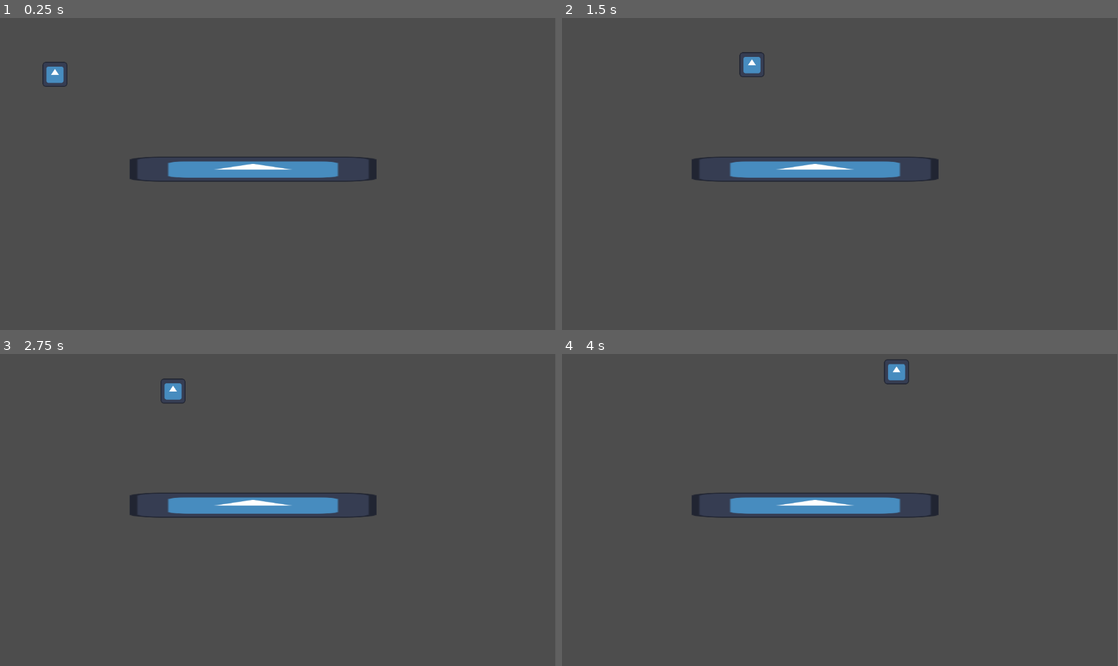
Above: before the commit, frames 1-4 (two rows, left to right).
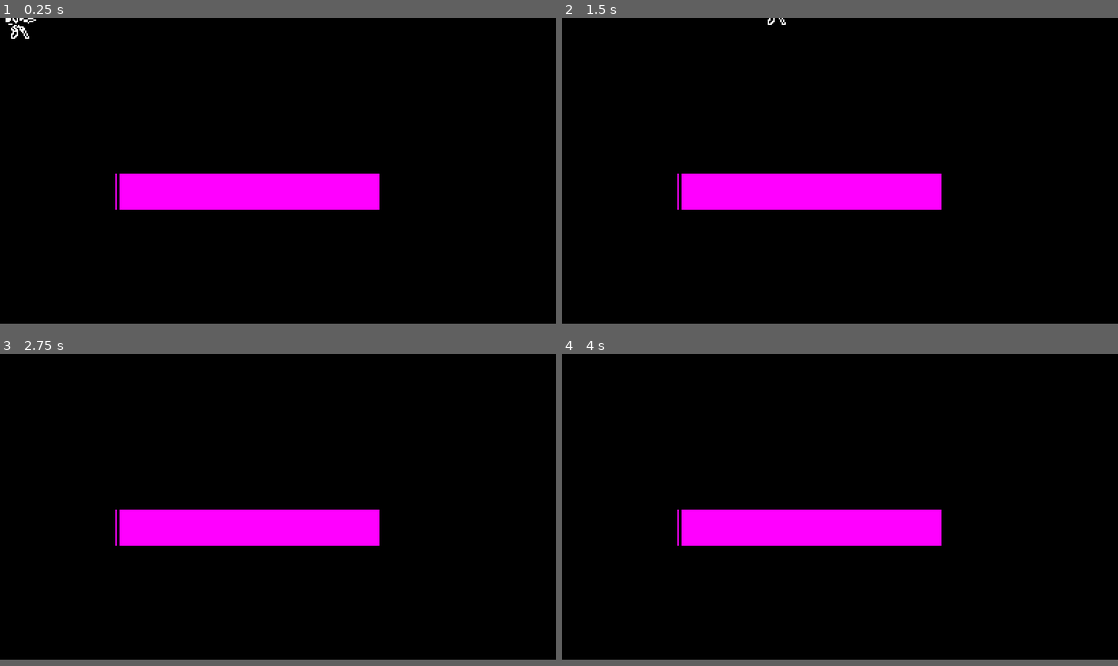
Above: after the commit, the same moments.

Repository: pablopenna/percher
Game: Godot game, scene res://main.tscn
Same seed, same stepped clock (60 frames per second), same inputs: the game is played once before the commit and once after it. The engine's default icon, where the game draws it, is replaced by a stand-in: a white triangle on a blue panel in a dark square.
Inputs:
- Up to frame 1 (0.25 s): no input
- Up to frame 2 (1.5 s): tap Enter at 0.5 s; hold D (player_right) from 0.53 s (still down); tap W (player_up) at 0.77 s
- Up to frame 3 (2.75 s): tap W (player_up) at 1.52 s; release D (player_right) at 2.03 s; hold A (player_left) from 2.03 s (still down)
- Up to frame 4 (4 s): release A (player_left) at 2.78 s; hold D (player_right) from 2.78 s (still down); tap W (player_up) at 3.02, 3.77 s
In our replay, the window is 799x449 before the commit and 800x440 after it. These sizes can differ from the game's own. Grey fills any space a smaller window leaves; there, only what the larger window draws over its background counts as a difference.

The runs differ from the first frame. In frame 1, 98% of the frame differs, in the area x 0-100%, y 0-98%; in frame 2, 98%; in frame 3, 98%; in frame 4, 98%.

Commit message:
Add placeholder sprites

Diff:
--- a/main.tscn
+++ b/main.tscn
@@ -6,8 +6,8 @@
 [node name="Main" type="Node"]
 
 [node name="Entity" parent="." instance=ExtResource("1_ig7tw")]
-position = Vector2(114, 117)
-scale = Vector2(0.4, 0.4)
+position = Vector2(13.000008, 12.000008)
 
 [node name="Terrain" parent="." instance=ExtResource("2_0xm2m")]
-position = Vector2(525, 314)
+position = Vector2(177, 125)
+scale = Vector2(1.5, 0.2)
--- a/project.godot
+++ b/project.godot
@@ -14,6 +14,14 @@
 run/main_scene="uid://bqx5tilrmc0xv"
 config/features=PackedStringArray("4.5", "Forward Plus")
 config/icon="res://icon.svg"
+
+[display]
+
+window/size/viewport_width=400
+window/size/viewport_height=220
+window/size/resizable=false
+window/size/extend_to_title=true
+window/stretch/mode="viewport"
 
 [input]
 
@@ -46,3 +54,9 @@
 "events": [Object(InputEventKey,"resource_local_to_scene":false,"resource_name":"","device":-1,"window_id":0,"alt_press …(191 unchanged characters)…
 ]
 }
+
+[rendering]
+
+textures/canvas_textures/default_texture_filter=0
+textures/default_filters/anisotropic_filtering_level=0
+environment/defaults/default_clear_color=Color(0, 0, 0, 1)
--- /dev/null
+++ b/scenes/player/percher_sprite.gd
@@ -0,0 +1,12 @@
+extends Sprite2D
+
+@export
+var plane_texture: Texture2D
+@export
+var percher_texture: Texture2D
+
+func _on_perched_module_perch_status_changed(is_perched: bool) -> void:
+	if is_perched:
+		self.texture = percher_texture
+	else:
+		self.texture = plane_texture
--- a/scenes/player/player.tscn
+++ b/scenes/player/player.tscn
@@ -1,9 +1,11 @@
-[gd_scene load_steps=8 format=3 uid="uid://cc7vp6b3txu8x"]
+[gd_scene load_steps=10 format=3 uid="uid://cc7vp6b3txu8x"]
 
 [ext_resource type="Script" uid="uid://b5qch5u8fb2a8" path="res://scenes/player/entity.gd" id="1_i3pqv"]
-[ext_resource type="Texture2D" uid="uid://c0i16kx6qeqrb" path="res://icon.svg" id="2_hqtel"]
 [ext_resource type="Shader" uid="uid://cjdg3iu2gafsm" path="res://shaders/perched.gdshader" id="2_lvxji"]
+[ext_resource type="Texture2D" uid="uid://e5gcqpkp1kbo" path="res://art/plane1.png" id="3_p47bc"]
 [ext_resource type="Script" uid="uid://cukemcq7vrkw6" path="res://scenes/player/player_move_module.gd" id="3_sweqy"]
+[ext_resource type="Script" uid="uid://et7eslfr6ub2" path="res://scenes/player/percher_sprite.gd" id="4_75vfm"]
+[ext_resource type="Texture2D" uid="uid://y1va0josimw3" path="res://art/percher1.png" id="5_0owmy"]
 [ext_resource type="Script" uid="uid://dbjirp2q1uglu" path="res://scenes/player/perched_module.gd" id="5_p47bc"]
 
 [sub_resource type="ShaderMaterial" id="ShaderMaterial_p47bc"]
@@ -11,17 +13,21 @@
 shader_parameter/is_perched = false
 
 [sub_resource type="RectangleShape2D" id="RectangleShape2D_1bvp3"]
-size = Vector2(127, 127)
+size = Vector2(25, 8)
 
 [node name="Entity" type="CharacterBody2D"]
 script = ExtResource("1_i3pqv")
 
 [node name="Sprite2D" type="Sprite2D" parent="."]
 material = SubResource("ShaderMaterial_p47bc")
-texture = ExtResource("2_hqtel")
+position = Vector2(0, -7)
+texture = ExtResource("5_0owmy")
+script = ExtResource("4_75vfm")
+plane_texture = ExtResource("3_p47bc")
+percher_texture = ExtResource("5_0owmy")
 
 [node name="CollisionShape2D" type="CollisionShape2D" parent="."]
-position = Vector2(1.5, 0.5)
+position = Vector2(0.5, -1)
 shape = SubResource("RectangleShape2D_1bvp3")
 
 [node name="PlayerMoveModule" type="Node" parent="." node_paths=PackedStringArray("actor")]
@@ -33,4 +39,5 @@
 actor = NodePath("..")
 sprite = NodePath("../Sprite2D")
 
+[connection signal="perch_status_changed" from="PerchedModule" to="Sprite2D" method="_on_perched_module_perch_status_changed"]
 [connection signal="perch_status_changed" from="PerchedModule" to="PlayerMoveModule" method="_on_perched_module_perch_status_changed"]
--- a/scenes/player/player_move_module.gd
+++ b/scenes/player/player_move_module.gd
@@ -2,8 +2,8 @@
 
 @export
 var actor: CharacterBody2D
-const SPEED = 300;
-const PERCHED_SPEED = 450;
+const SPEED = 150;
+const PERCHED_SPEED = 220;
 
 var is_perched = false
 
--- a/scenes/terrain/terrain.tscn
+++ b/scenes/terrain/terrain.tscn
@@ -1,15 +1,15 @@
 [gd_scene load_steps=3 format=3 uid="uid://vdydcynt7s8l"]
 
-[ext_resource type="Texture2D" uid="uid://c0i16kx6qeqrb" path="res://icon.svg" id="1_hn2sr"]
+[sub_resource type="PlaceholderTexture2D" id="PlaceholderTexture2D_e38tj"]
+size = Vector2(128, 128)
 
 [sub_resource type="RectangleShape2D" id="RectangleShape2D_0xm2m"]
-size = Vector2(128, 127)
+size = Vector2(128, 128)
 
 [node name="Terrain" type="StaticBody2D"]
-scale = Vector2(4, 0.4)
 
 [node name="Sprite2D" type="Sprite2D" parent="."]
-texture = ExtResource("1_hn2sr")
+texture = SubResource("PlaceholderTexture2D_e38tj")
 
 [node name="CollisionShape2D" type="CollisionShape2D" parent="."]
 position = Vector2(0, 0.5)
--- a/shaders/perched.gdshader
+++ b/shaders/perched.gdshader
@@ -5,5 +5,7 @@
 	//COLOR = texture(TEXTURE, UV); // Read from texture again.
 	if(is_perched) {
 		COLOR.r = 255.0;
+		COLOR.g = 0.0;
+		COLOR.b = 0.0;
 	}
 }
Binary file added: art/percher1.png
Not shown, added: art/percher1.png.import
Binary file added: art/plane1.aseprite
Binary file added: art/plane1.png
Not shown, added: art/plane1.png.import
Not shown, added: scenes/player/percher_sprite.gd.uid
